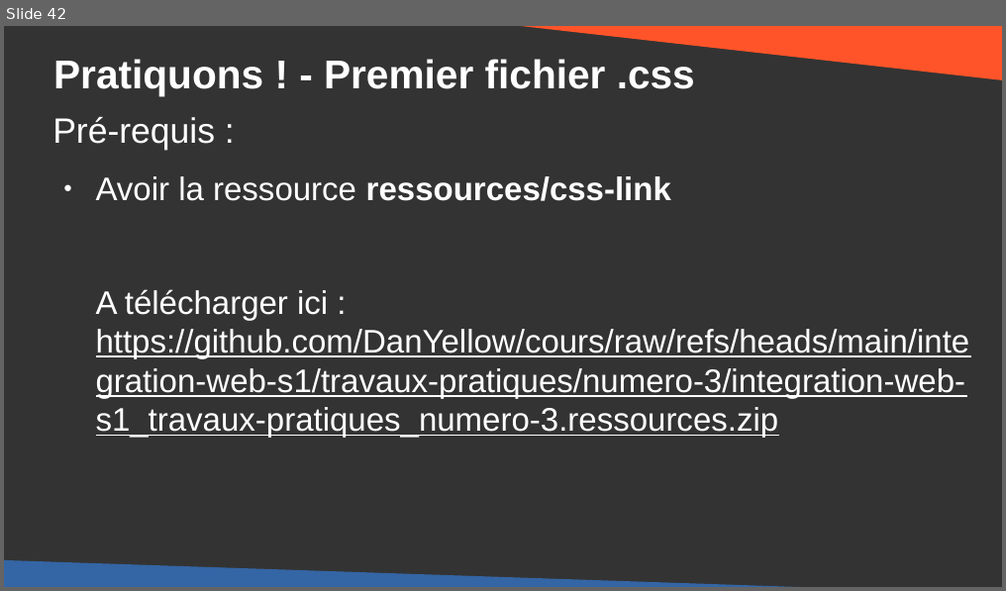
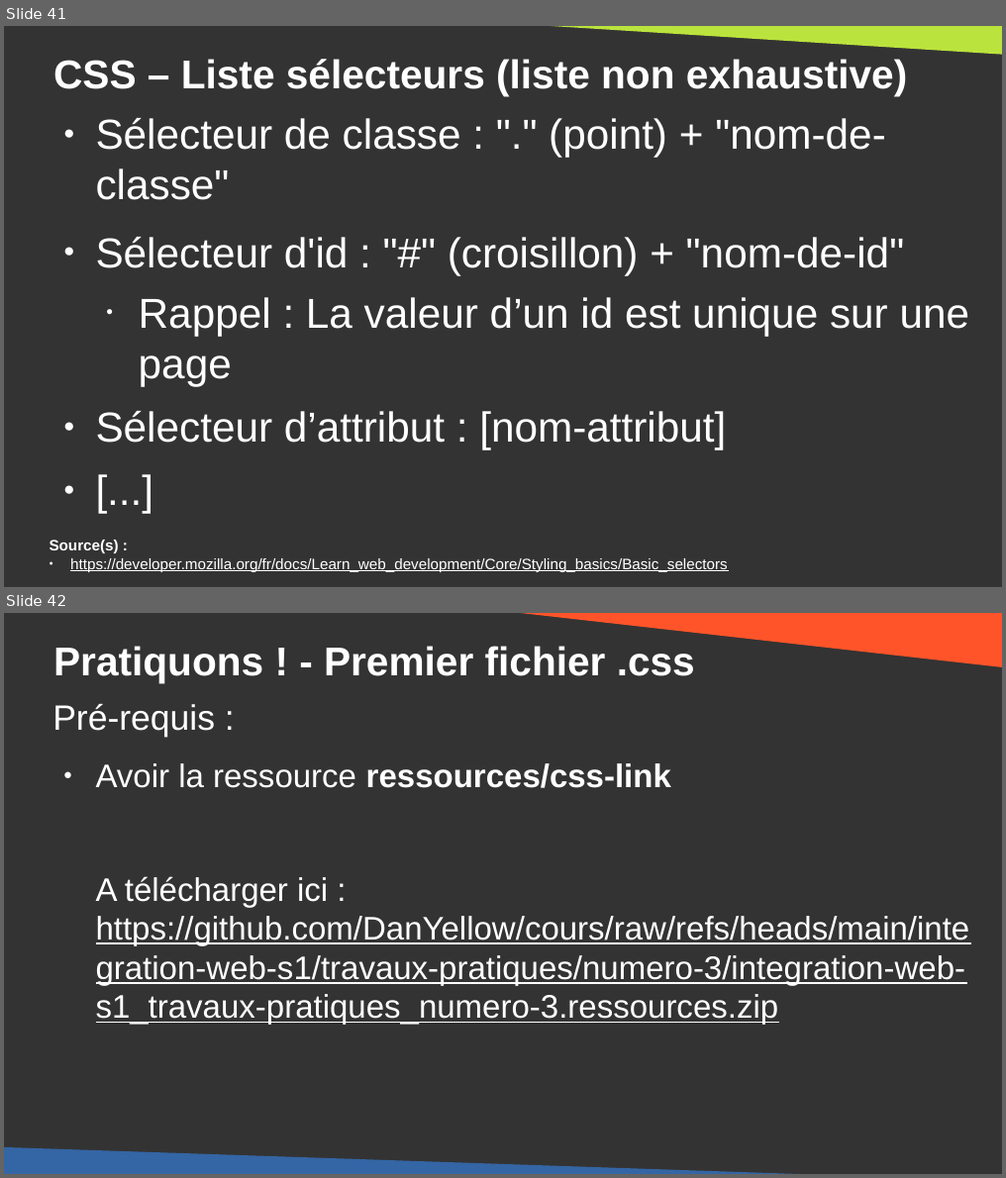
Before and after one commit to DanYellow/cours, a slide deck: integration-web-s1/travaux-pratiques/numero-3/presentation.odp. Shown one above the other, each under a label of ours: slide 42 before the commit, slides 41 and 42 after it. The pictures are 1006x591 and 1006x1178 pixels, drawn with LibreOffice and Linux fonts; fonts in the diff are those of the drawing. Boxes give left, top, right and bottom in pixels: in the first picture for what was removed or moved away, otherwise in the second. Text is boxed around its words. In the diff, an @@ line names an element or a change of style, - is before the commit and + after.

```diff
--- a/integration-web-s1/travaux-pratiques/numero-3/presentation.odp
+++ b/integration-web-s1/travaux-pratiques/numero-3/presentation.odp
@@ slide 41 added at (x1=4, y1=26, x2=1002, y2=587), background #333333 @@
@@ right triangle added at (x1=487, y1=26, x2=1002, y2=55), fill #BBE33D @@
@@ title added at (x1=54, y1=59, x2=907, y2=95), 32 pt, text #FFFFFF, bold @@
+CSS – Liste sélecteurs (liste non exhaustive)
@@ text added at (x1=96, y1=118, x2=970, y2=450), 33.3 pt, text #FFFFFF @@
+● Sélecteur de classe : "." (point) + "nom-de-classe"
+● Sélecteur d'id : "#" (croisillon) + "nom-de-id"
+  • Rappel : La valeur d’un id est unique sur une page
+● Sélecteur d’attribut : [nom-attribut]
+● [...]
@@ text added at (x1=50, y1=540, x2=728, y2=572), 12 pt, text #FFFFFF, underline @@
+Source(s) :
+● https://developer.mozilla.org/fr/docs/Learn_web_development/Core/Styling_basics/Basic_selectors
```
Also in this commit, not shown: 10 slides changed, 1 slide removed, 1 other file.
